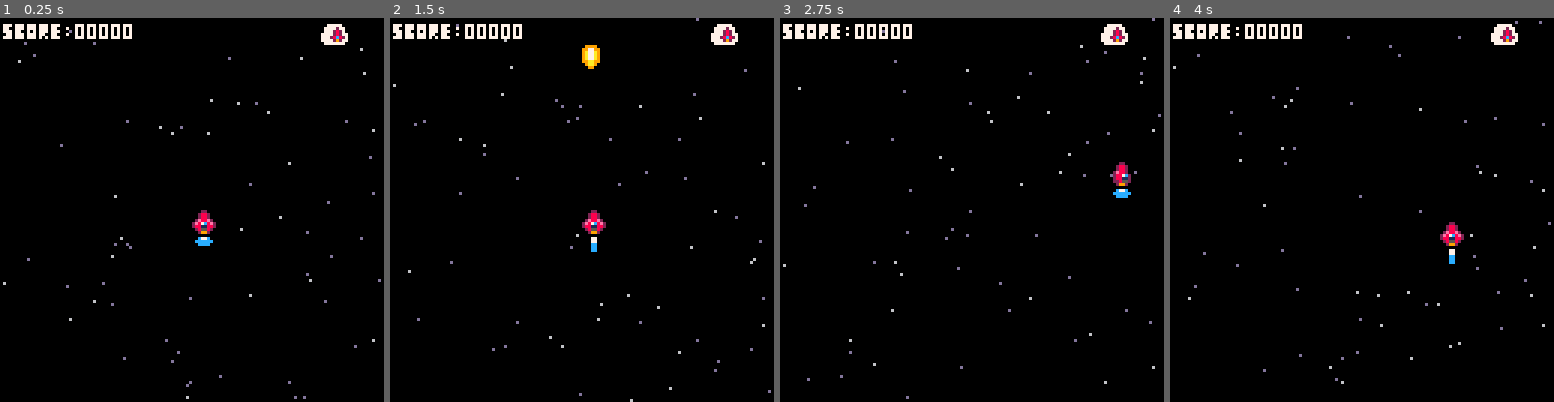
Above: before the commit, frames 1-4 (left to right).
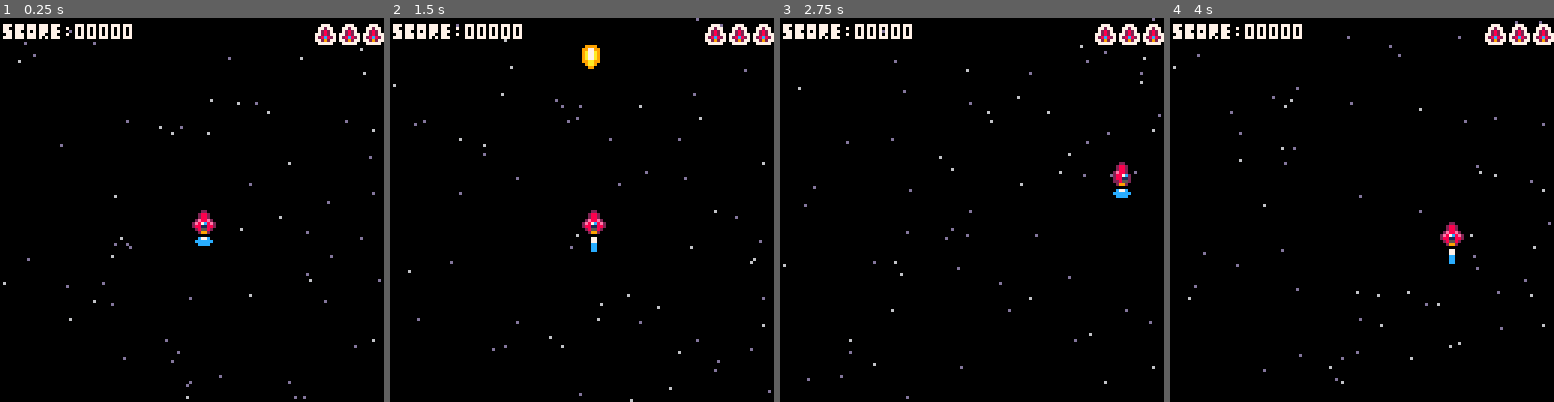
Above: after the commit, the same moments.

Repository: ButcheredPossum/Blasteroid
Game: PICO-8 cartridge basicshmup.p8
Two runs of this game, one before a commit and one after it. Both use one fixed random seed, a clock stepped at 60 frames per second and the inputs below.
Inputs:
- Up to frame 1 (0.25 s): no input
- Up to frame 2 (1.5 s): tap X (X key) at 0.33, 1.07 s
- Up to frame 3 (2.75 s): hold Right 1.6-2.1 s; tap X (X key) at 1.85 s; hold Up 2.15-2.42 s; hold Right from 2.47 s (still down)
- Up to frame 4 (4 s): tap X (X key) at 2.97 s; release Right at 3.03 s; hold Left 3.08-3.58 s; hold Down 3.63-3.97 s

The runs differ from the first frame. In frame 1, 0.7% of the frame differs, in the area x 82-100%, y 1-8%; in frame 2, 0.7%; in frame 3, 0.7%; in frame 4, 0.7%.

Commit message:
Update basicshmup.p8

Diff:
--- a/basicshmup.p8
+++ b/basicshmup.p8
@@ -112,25 +112,12 @@
 
 	spr(39, 1, 1, 3, 1)
 	print(score, 25, 2, 7)
-	if ship.lives==3 then
-		spr(37, 107, 2)
-		spr(37, 108, 2)
-		spr(37, 109, 2)
-	end
-	if ship.lives==2 then
-		spr(37, 107, 2)
-		spr(37, 108, 2)
-		spr(38, 109, 2)
-	end
-	if ship.lives==1 then
-		spr(37, 107, 2)
-		spr(38, 108, 2)
-		spr(38, 109, 2)
-	end
-	if ship.lives==0 then
-		spr(38, 107, 2)
-		spr(38, 108, 2)
-		spr(38, 109, 2)
+	for i = 1, 3 do
+		if ship.lives >= i then
+			spr(37, 106 + i * 8 - 9, 2)
+		else
+			spr(38, 106 + i * 8 - 9, 2)
+		end
 	end
 end
 
